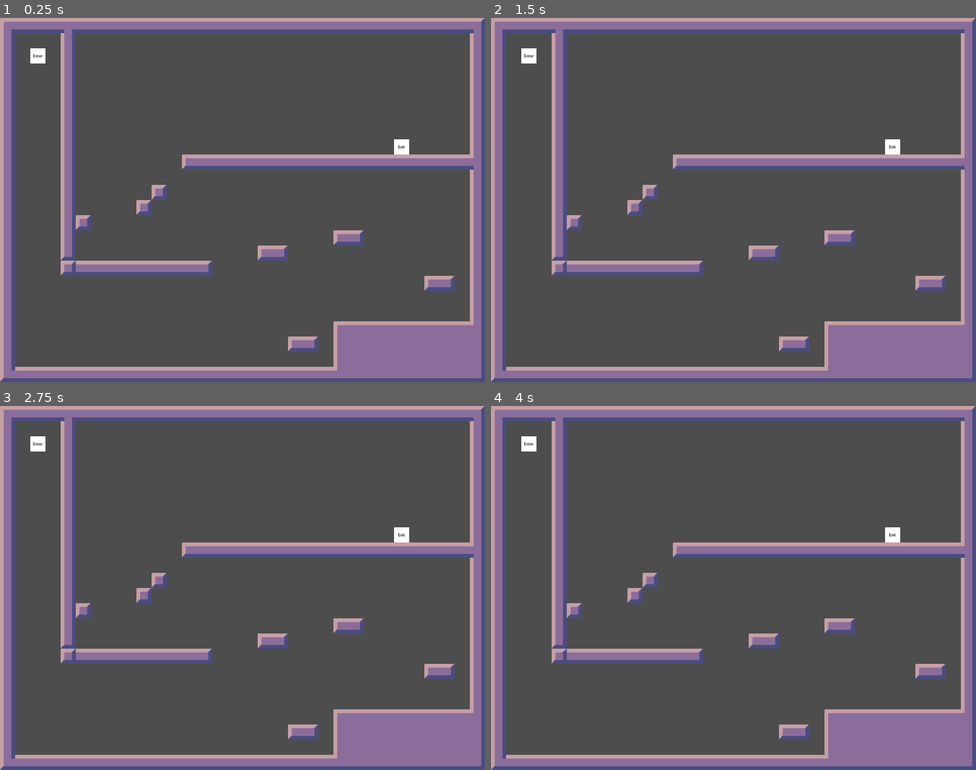
Above: before the commit, frames 1-4 (two rows, left to right).
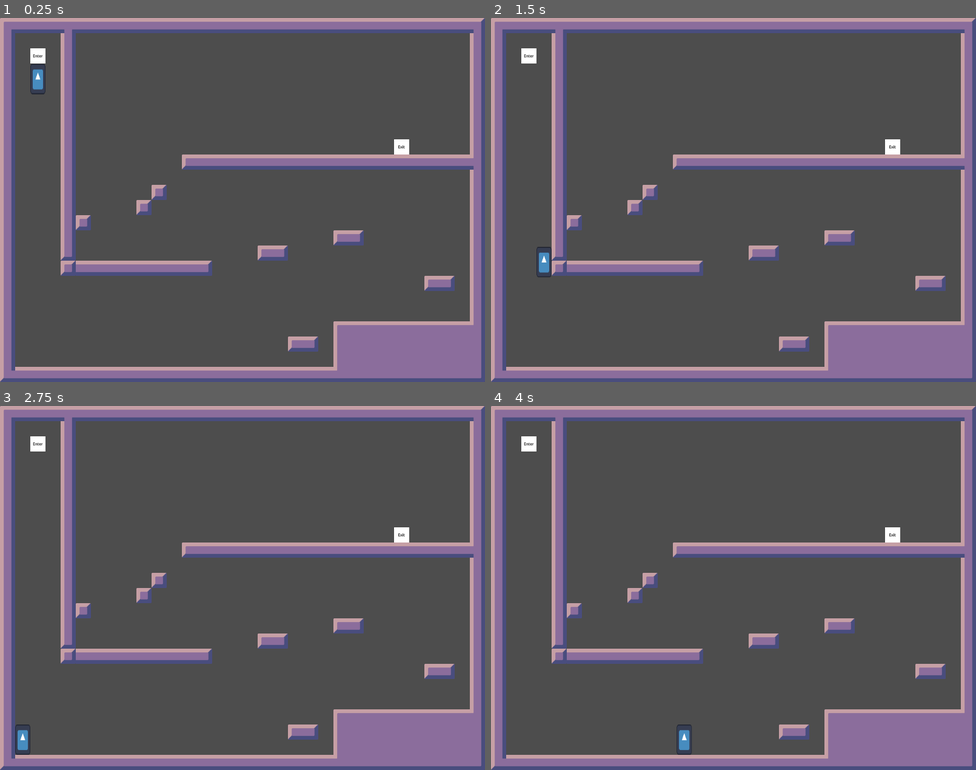
Above: after the commit, the same moments.

Repository: 3k2ng/mj160
Game: Godot game, scene res://scenes/demo.tscn
The game is run twice, just before and just after one commit, with the same random seed, the same clock (stepped at 60 frames per second) and the same inputs. The project has no main scene, so this scene is started directly. The engine's default icon, where the game draws it, is replaced by a stand-in: a white triangle on a blue panel in a dark square.
Inputs:
- Up to frame 1 (0.25 s): no input
- Up to frame 2 (1.5 s): tap Enter (ui_accept) at 0.5, 0.77 s; hold Right (ui_right) from 0.53 s (still down)
- Up to frame 3 (2.75 s): tap Enter (ui_accept) at 1.52 s; release Right (ui_right) at 2.03 s; hold Left (ui_left) from 2.03 s (still down)
- Up to frame 4 (4 s): release Left (ui_left) at 2.78 s; hold Right (ui_right) from 2.78 s (still down); tap Enter (ui_accept) at 3.02, 3.77 s

The runs differ from the first frame. In frame 1, 0.2% of the frame differs, in the area x 6-10%, y 12-21%; in frame 2, 0.2%; in frame 3, 0.2%; in frame 4, 0.2%.

Commit message:
Add script to demo

Diff:
--- a/scenes/demo.tscn
+++ b/scenes/demo.tscn
@@ -1,7 +1,11 @@
-[gd_scene load_steps=2 format=3 uid="uid://6tnt2x3vwi6t"]
+[gd_scene load_steps=4 format=3 uid="uid://6tnt2x3vwi6t"]
 
 [ext_resource type="PackedScene" uid="uid://bresx5varodj3" path="res://scenes/levels/testmap_01.tscn" id="1_3atsq"]
+[ext_resource type="Script" path="res://scenes/game.gd" id="1_5a7pm"]
+[ext_resource type="PackedScene" uid="uid://caovab6637y8m" path="res://objects/player.tscn" id="2_bsv18"]
 
 [node name="Demo" type="Node"]
+script = ExtResource("1_5a7pm")
+maps = Array[PackedScene]([ExtResource("1_3atsq")])
 
-[node name="testmap01" parent="." instance=ExtResource("1_3atsq")]
+[node name="Player" parent="." instance=ExtResource("2_bsv18")]
--- /dev/null
+++ b/scenes/game.gd
@@ -0,0 +1,20 @@
+extends Node
+
+@export var maps : Array[PackedScene]
+
+@export var map_index = 0
+
+var map_node : Node2D
+
+func _ready():
+	load_map(map_index)
+
+func load_map(index : int):
+	if map_node != null:
+		map_node.queue_free()
+	map_node = maps[map_index].instantiate()
+	add_child(map_node)
+	map_node.connect("initialised", _on_map_initialised)
+
+func _on_map_initialised(spawn_position):
+	$Player.position = spawn_position
